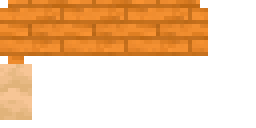
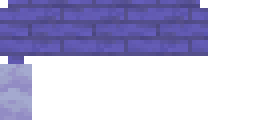
Revision of a layered w=256, h=128 image; what changed, layer by layer:
added layer "amethyst deceiver sign" above "amethyst deveiver post" over (0, 0, 208, 64)
added layer "amethyst deveiver post" above "Hones Sign" over (0, 64, 32, 120)
